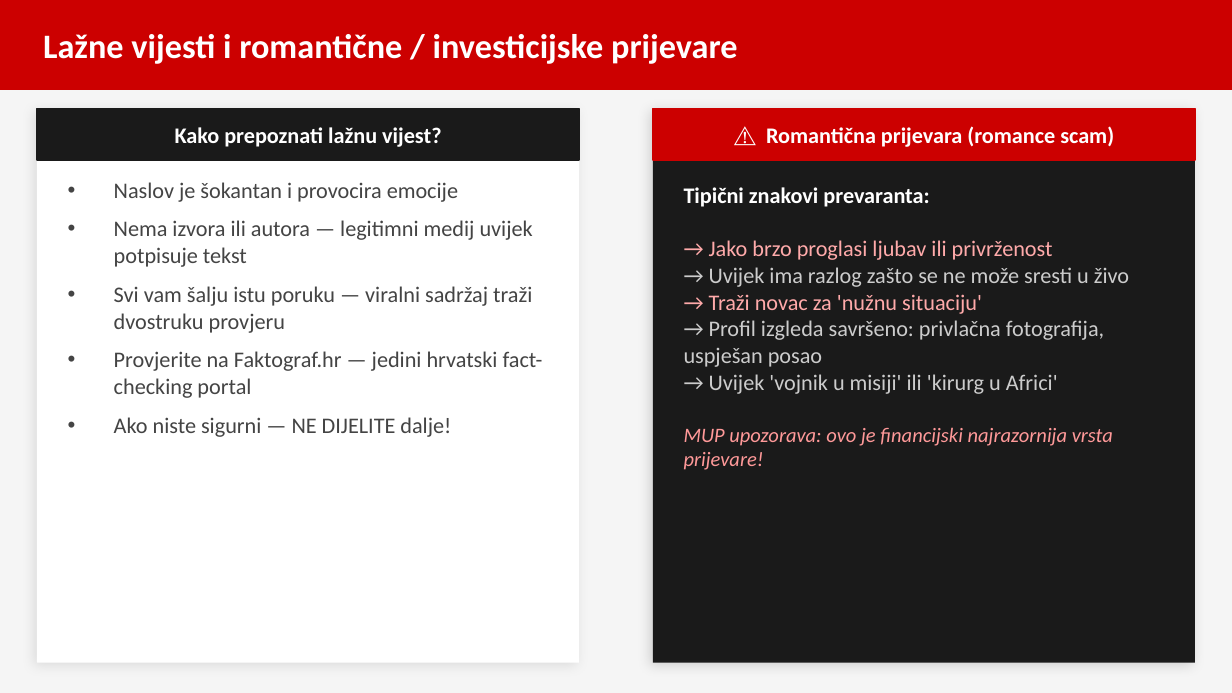
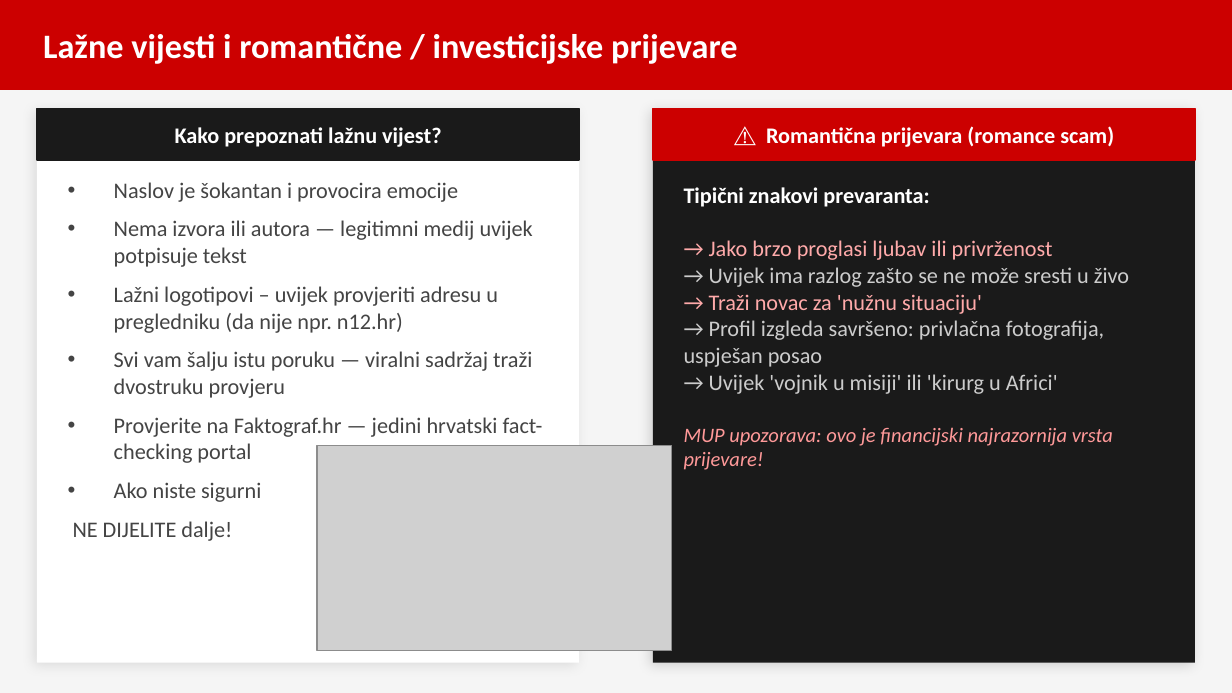
Before and after one commit to brunobilandzic/dipl, a slide deck: slide 7 of praksa/RAST/izradaprezentacije/Sigurnost_na_internetu_prezentacija.pptx. Drawn at 1232x693 pixels with LibreOffice and Linux fonts; fonts in the diff are those of the drawing; grey boxes stand for pictures. Boxes give left, top, right and bottom in pixels: in the first picture for what was removed or moved away, otherwise in the second. Text is boxed around its words. In the diff, an @@ line names an element or a change of style, - is before the commit and + after.

Commit message:
fake news pres

```diff
--- a/praksa/RAST/izradaprezentacije/Sigurnost_na_internetu_prezentacija.pptx
+++ b/praksa/RAST/izradaprezentacije/Sigurnost_na_internetu_prezentacija.pptx
@@ text at (114,286,498,333): paragraph added @@
+• Lažni logotipovi – uvijek provjeriti adresu u pregledniku (da nije npr. n12.hr)
@@ picture added at (317,445,671,650) @@
@@ text at (73,482,261,541): text changed @@
-• Ako niste sigurni — NE DIJELITE dalje!
+• Ako niste sigurni
+NE DIJELITE dalje!
```
